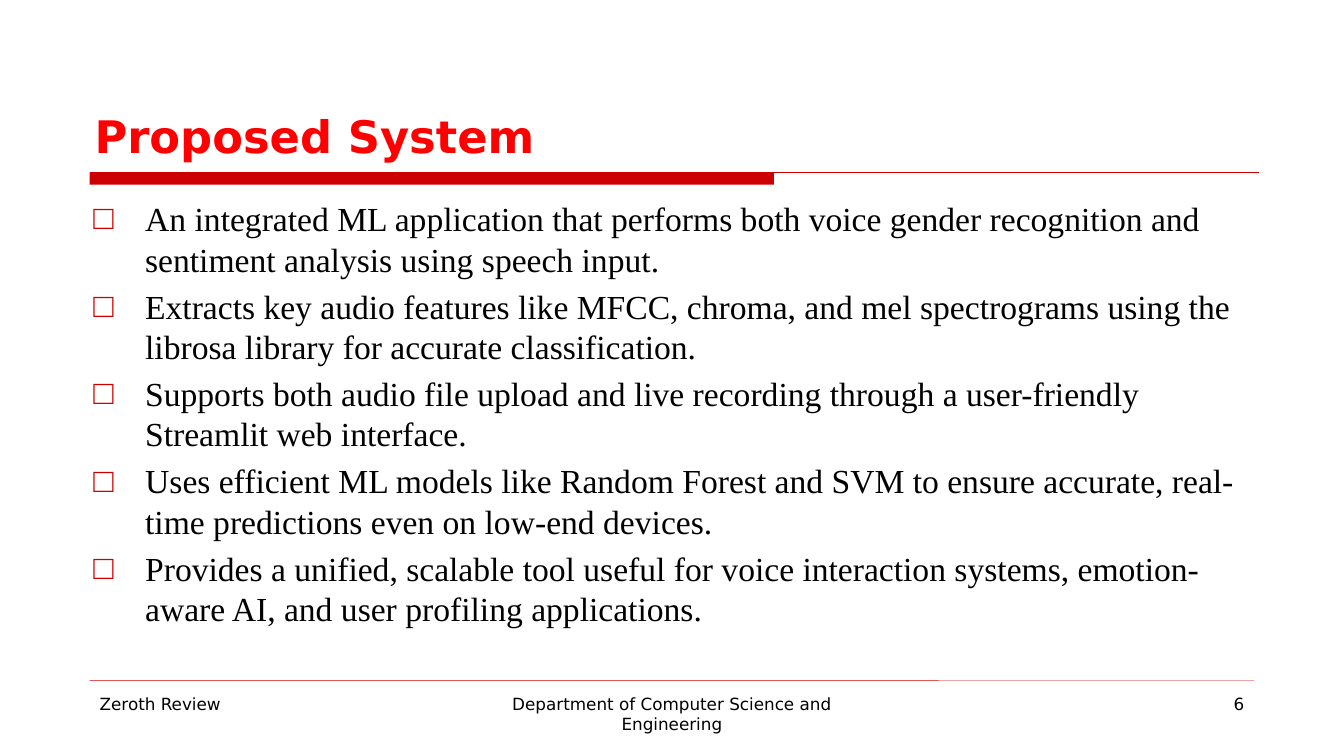
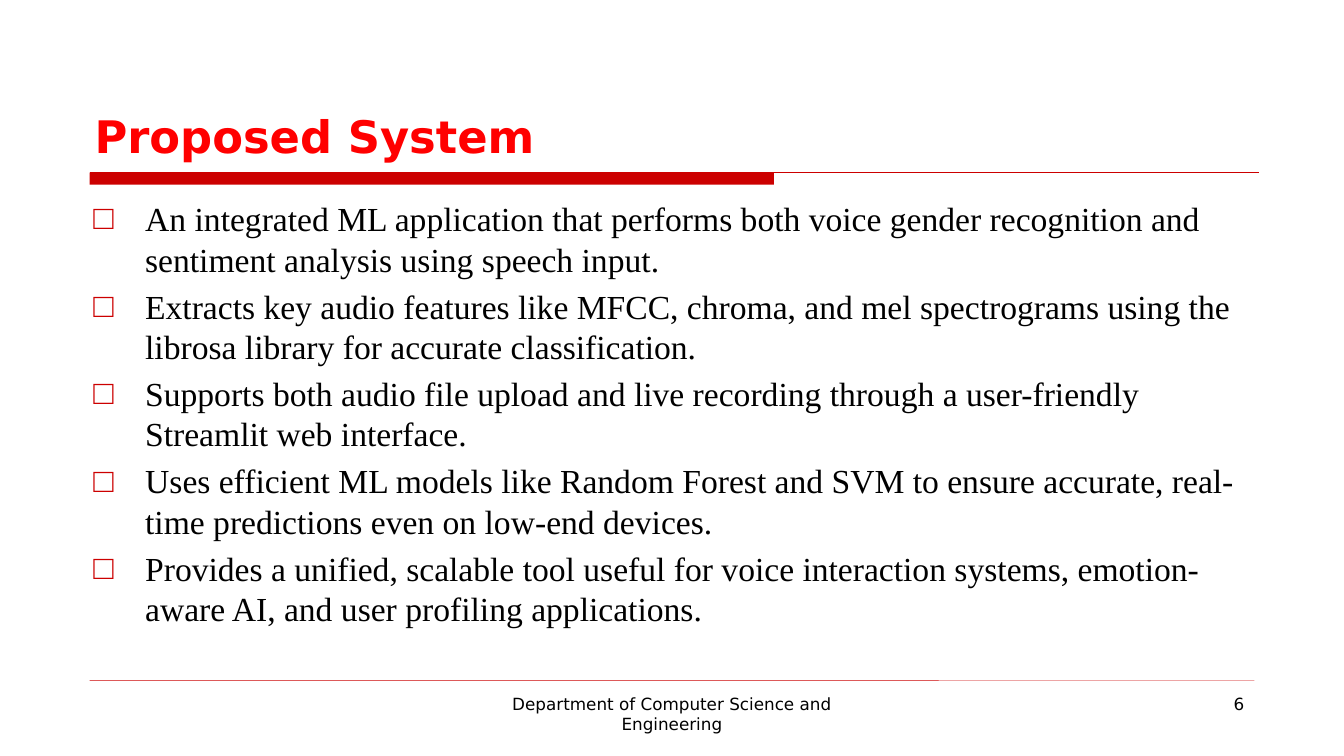
Before and after one commit to Bhavanishraj/220701215-CS19643-FOML-Lab, a slide deck: slide 6 of FOML_215_PPT.pptx. Drawn at 1344x756 pixels with LibreOffice and Linux fonts; fonts in the diff are those of the drawing; background and template pictures are left out. Boxes give left, top, right and bottom in pixels: in the first picture for what was removed or moved away, otherwise in the second. Text is boxed around its words. In the diff, an @@ line names an element or a change of style, - is before the commit and + after.

```diff
--- a/FOML_215_PPT.pptx
+++ b/FOML_215_PPT.pptx
@@ text removed at (x1=100, y1=697, x2=221, y2=711) @@
-Zeroth Review
```
Also in this commit, not shown: 12 other slides changed.
